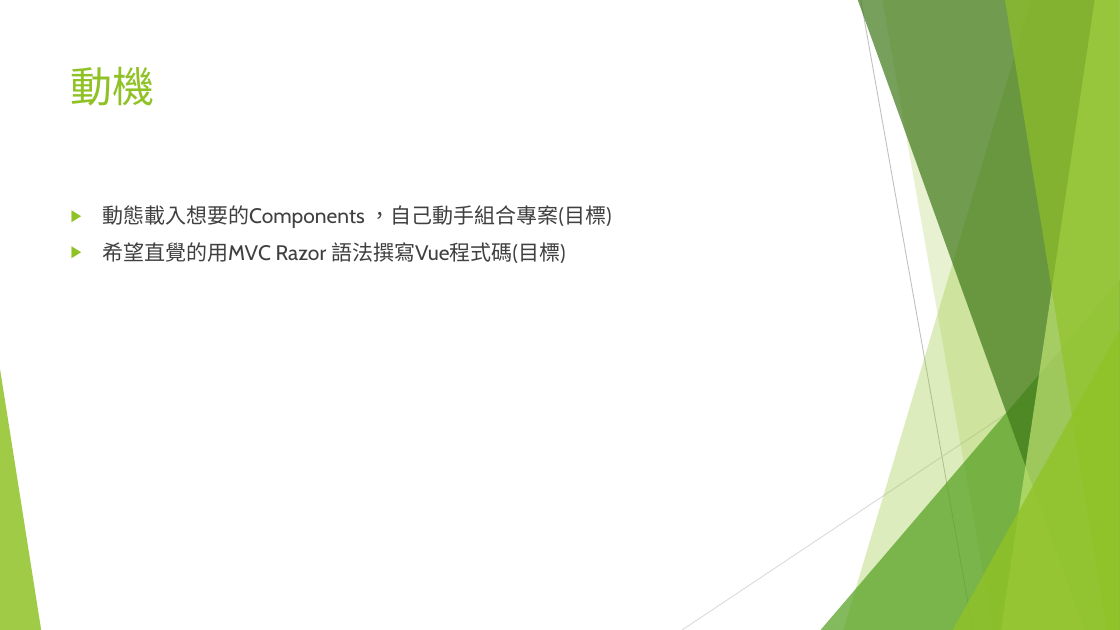
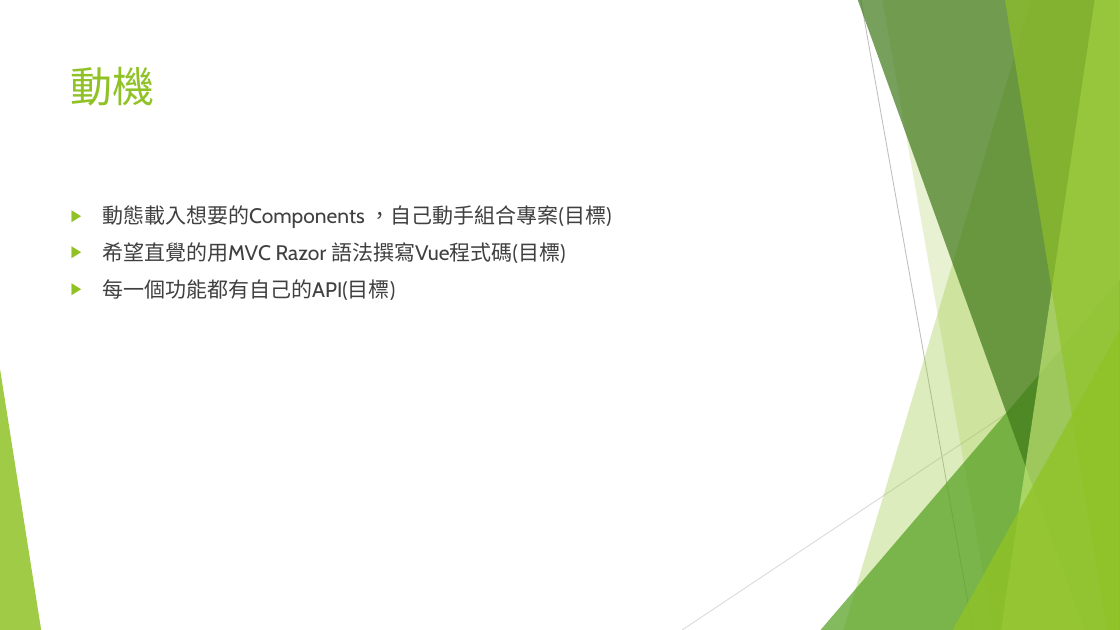
Before and after one commit to watermelon8157/MVCVuejs, a slide deck: slide 3 of MVC+Vue.pptx. Drawn at 1120x630 pixels with LibreOffice and Linux fonts; fonts in the diff are those of the drawing. Boxes give left, top, right and bottom in pixels: in the first picture for what was removed or moved away, otherwise in the second. Text is boxed around its words. In the diff, an @@ line names an element or a change of style, - is before the commit and + after.

```diff
--- a/MVC+Vue.pptx
+++ b/MVC+Vue.pptx
@@ text at bbox=[102, 279, 395, 300]: paragraph added @@
+▶ 每一個功能都有自己的API(目標)
```
Also in this commit, not shown: 1 other slide changed, 1 slide added.
